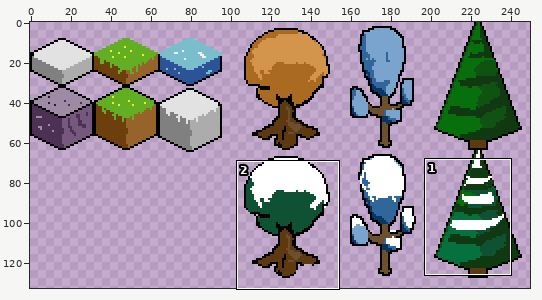
Two versions of one sprite sheet, assets/tiles.png. Above: a wide view before the commit, with the close-up outlined.
Close-up. Before the commit:
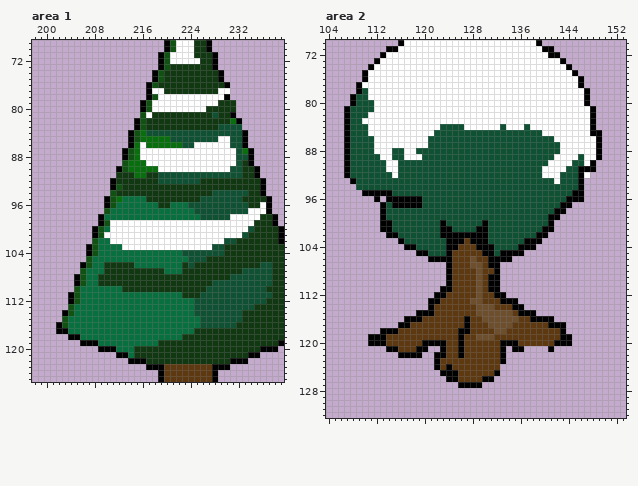
The file is 256x256 pixels. Colours within 5 levels of each other are drawn and written as one. Shown: area 1: x 198..239, y 69..125; area 2: x 104..153, y 70..132. The wide view leaves out empty margins. The commit also changed other parts of the picture, which this record leaves out.
After the commit:
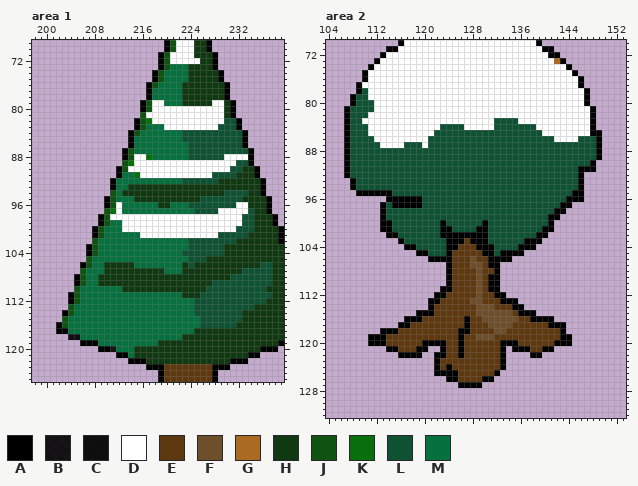
Palette (. is transparent): A #000000  B #000000e3  C #000000ea  D #ffffff  E #5e3910  F #6e4f2c  G #aa6a22  H #103912  J #0f5212  K #07700c  L #0f5233  M #07703f
From old to new:
--- area 1
@@ x 198..239 @@
  72 .....................AJDDDDDHHA...........
- 73 .....................AJHHHHHHHA...........
- 74 ....................AJHHHHHHHHHA..........
- 75 ....................AJHHHHHHHHHA..........
- 76 ...................AJHHHHHHHHHHHA.........
- 77 ...................ADDHHHHHHHHHDD.........
- 78 ...................AJDDDDDDDDDDDA.........
- 79 ..................AJDDDDDDDDDDDHHH........
- 80 ..................AJDDDDDDDDDHHHHH........
- 81 ..................JDHHHHHHHHHHLHHA........
- 82 .................AJHHHHHHHHHHHHHHKA.......
- 83 .................AJHHHHHHHHHHHHLLLL.......
- 84 ................AJKLLLLLLLLLLLLLLLLA......
- 85 ................AJKKKKKLLLLLLLLDDLLA......
- 86 ................AKDKKKKKKLLDDDDDDLLA......
- 87 ...............AJKDDDDDDDDDDDDDDDDLKA.....
- 88 ...............AJKDDDDDDDDDDDDDDDDLLA.....
- 89 ...............JKKKDDDDDDDDDDDDDDDLHA.....
- 90 ..............AJKKKKKDDDDDDDDDDDDLLHHA....
- 91 ..............HHHKKHHLLLLLLLLLLLLLLHHA....
- 92 .............AHHHHHHHLLLLLLLHHHHHHHHHHA...
- 93 .............AJHHHHHHHHHHHHHHHHHHHHHHHA...
- 94 .............JHHHHHHHHHHHHHHHHLLLLLLHHA...
- 95 ............AJKMMMMHHHHHHHHHLLLLLLLHHHHA..
- 96 ............AJMMMMMMMHHMMMLLLLLLLLLLHHDA..
- 97 ............JMMMMMMMMMMMMMMLLLLLLLLLDDDA..
- 98 ...........AMMMMMMMMMMMMMMMMLLLLLDDDDDHHA.
- 99 ...........AJDDDDDDDDDDDDDDDDDDDDDDDDHHHA.
-100 ..........AJMDDDDDDDDDDDDDDDDDDDDDDDLHHHHA
-101 ..........AJDDDDDDDDDDDDDDDDDDDDDDDLHHHHHA
-102 ..........JMMDDDDDDDDDDDDDDDDDDDLLHHHHHHHA
-103 .........AJMMMMDDDDDDDDDDDDDDDLLHHHHHHHHHH
+ 73 .....................AJMMMHHHHA...........
+ 74 ....................AJMMMMHHHHHA..........
+ 75 ....................AJMMMMHHHHHA..........
+ 76 ...................AJMMMMHHHHHHHA.........
+ 77 ...................AMMMMMHHHHHHHA.........
+ 78 ...................AMMMMMHHHHHHHA.........
+ 79 ..................AJDDMMMHHHHHDDHA........
+ 80 ..................AJDDDDDDDDDDDDHA........
+ 81 ..................JDDDDDDDDDDDDDHA........
+ 82 .................AJKDDDDDDDDDDDDLLA.......
+ 83 .................AJMMMDDDDDDDDDLLLA.......
+ 84 ................AJMMMMMMMLLLLLLLLLLA......
+ 85 ................AMMMMMMMMLLLLLLLLLLA......
+ 86 ................AMMMMMMMMMLLLLLLLLLA......
+ 87 ...............AJMMMMMMMMMLLLLLLLLLLA.....
+ 88 ...............AJDDKMMMMMMLLLLLLDDDDA.....
+ 89 ...............JKDDDDDDDDDDDDDDDDDLLA.....
+ 90 ..............AJDDDDDDDDDDDDDDDDDLLHHA....
+ 91 ..............AMMKDDDDDDDDDDDDLLLLHHHA....
+ 92 .............AMMMMMMMMMMMLLLLLLHHHHHHHA...
+ 93 .............AMMHHHHHHHHHHHHHHHHHHHHHHA...
+ 94 .............JMHHHHHHHHHHHHHHHHHLLLLHHA...
+ 95 ............AJMMMHHHHHHHHHHHLLLLLLLHHHHA..
+ 96 ............AJDMMMMMMHHMMMLLLLLLLLDDHHHA..
+ 97 ............JKDMMMMMMMMMMMMLLLLDDDDDLHHA..
+ 98 ...........AJDDDDDDDDDDDDDDDDDDDDDDLLHHHA.
+ 99 ...........AJMMDDDDDDDDDDDDDDDDDDDDLLHHHA.
+100 ..........AJMMMDDDDDDDDDDDDDDDDDDDLLLHHHHA
+101 ..........AJMMMMMMDDDDDDDDDDDDDLLLLLHHHHHA
+102 ..........JMMMMMMMMMMMMMMMLLLLLLLLHHHHHHHA
+103 .........AJMMMMMMMMMMMMMMMLLLLLLHHHHHHHHHH
 104 .........AJMMMMMMMMMMMMMMLLLLLLLHHHHHHHHHH
@@ x 202..213 @@
 117 AAMMMMMMMMMM
-118 ..AAMMMMMMMM
+118 ..CCMMMMMMMM
 119 ....AAAMMMMM
-120 .......AAAMM
+120 .......AABMM
 121 ..........AA
--- area 2
@@ x 140..144 @@
  72 DAA..
- 73 DDDA.
+ 73 DDGA.
  74 DDDDA
@@ x 104..153 @@
  82 ...ALLLDDDDDDDDDDDDDDDDDDDDDDDDDDDDDDDDDDDDDA.....
- 83 ...ALLDDDDDDDDDDDDDDDDDDDDDDDDDDDDDDDDDDDDDDA.....
- 84 ...ALLLDDDDDDDDDDDDLLLLDDDDDDLDDDLDDDDDDDDDDA.....
+ 83 ...ALLDDDDDDDDDDDDDDDDDDDDDDLLLLDDDDDDDDDDDDA.....
+ 84 ...ALLLDDDDDDDDDDDDLLLLDDDDDLLLLLLLDDDDDDDDDA.....
  85 ...ALLLDDDDDDDDDDDLLLLLLLLLLLLLLLLLLDDDDDDDDAA....
- 86 ...ALLLLDDDDDDDDDLLLLLLLLLLLLLLLLLLLLLDDDDDDDA....
- 87 ...ALLLLDDDDDDDDDLLLLLLLLLLLLLLLLLLLLLLDDDDDDA....
- 88 ...ALLLLDDDLLDDLLLLLLLLLLLLLLLLLLLLLLLLDDDDDDA....
- 89 ...ALLLLLDDLLDDDLLLLLLLLLLLLLLLLLLLLLLDDDDLDDA....
- 90 ...ALLLLLLDDLLLLLLLLLLLLLLLLLLLLLLLLLDDDDLLDA.....
- 91 ...ALLLLLLDDLLLLLLLLLLLLLLLLLLLLLLLLDDDDLLAAA.....
- 92 ...ALLLLLLLDLLLLLLLLLLLLLLLLLLLLLLLLDDDLLLAD......
- 93 ....ALLLLLLLLLLLLLLLLLLLLLLLLLLLLLLLLLDLLLA.......
- 94 .....LLLLLLLLLLLLLLLLLLLLLLLLLLLLLLLLLLLLLA.......
- 95 ......AAAAALLLLLLLLLLLLLLLLLLLLLLLLLLLLLLAA.......
- 96 ........A.AAAAAALLLLLLLLLLLLLLLLLLLLLLLLAAA.......
+ 86 ...ALLLLDDDDDDDDDLLLLLLLLLLLLLLLLLLLLLDDDDLLLA....
+ 87 ...ALLLLLDDDDLLLDLLLLLLLLLLLLLLLLLLLLLLLLLLLLA....
+ 88 ...ALLLLLLLLLLLLLLLLLLLLLLLLLLLLLLLLLLLLLLLLLA....
+ 89 ...ALLLLLLLLLLLLLLLLLLLLLLLLLLLLLLLLLLLLLLLLLA....
+ 90 ...ALLLLLLLLLLLLLLLLLLLLLLLLLLLLLLLLLLLLLLLLA.....
+ 91 ...ALLLLLLLLLLLLLLLLLLLLLLLLLLLLLLLLLLLLLLAAA.....
+ 92 ...ALLLLLLLLLLLLLLLLLLLLLLLLLLLLLLLLLLLLLLA.......
+ 93 ....ALLLLLLLLLLLLLLLLLLLLLLLLLLLLLLLLLLLLLA.......
+ 94 ....ALLLLLLLLLLLLLLLLLLLLLLLLLLLLLLLLLLLLLA.......
+ 95 .....AAAAAALLLLLLLLLLLLLLLLLLLLLLLLLLLLLLAA.......
+ 96 ..........AAAAAALLLLLLLLLLLLLLLLLLLLLLLLAAA.......
  97 .........ALAAAAALLLLLLLLLLLLLLLLLLLLLLLAA.........
@@ x 120..142 @@
 120 AAAAEEAEEEEEEAAAEEEEEEA
-121 A..AEEAEEEEEEA.AA....A.
-122 ..AAEEAEEEEEEA.........
+121 A..AEEAEEEEEEA.AAAEEAA.
+122 ..AAEEAEEEEEEA....AA...
 123 ..AEEEEEEEEEEA.........
-124 ..AEAEEEEEEEE..........
-125 ...AAAEEEEEEA..........
+124 ..AEAEEEEEEEEA.........
+125 ..AAAAEEEEEEA..........
 126 ....AAEEEEAA...........
